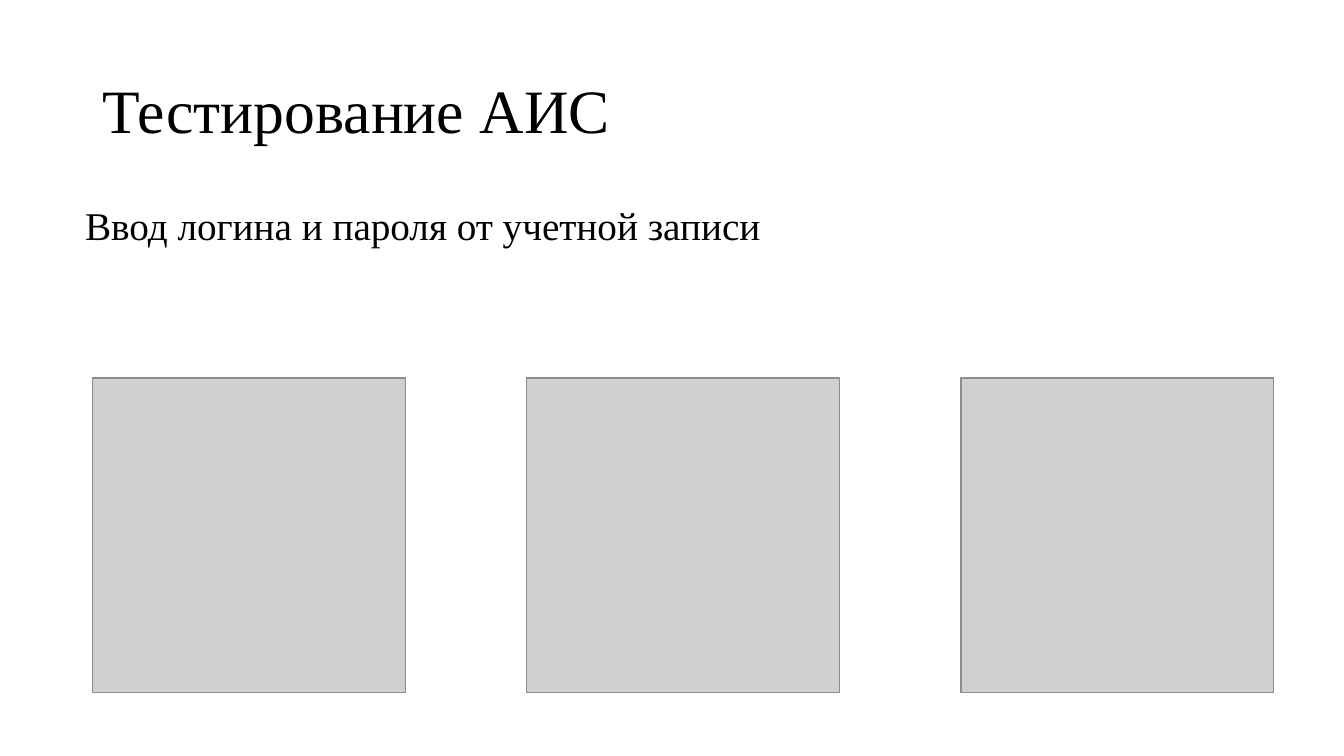
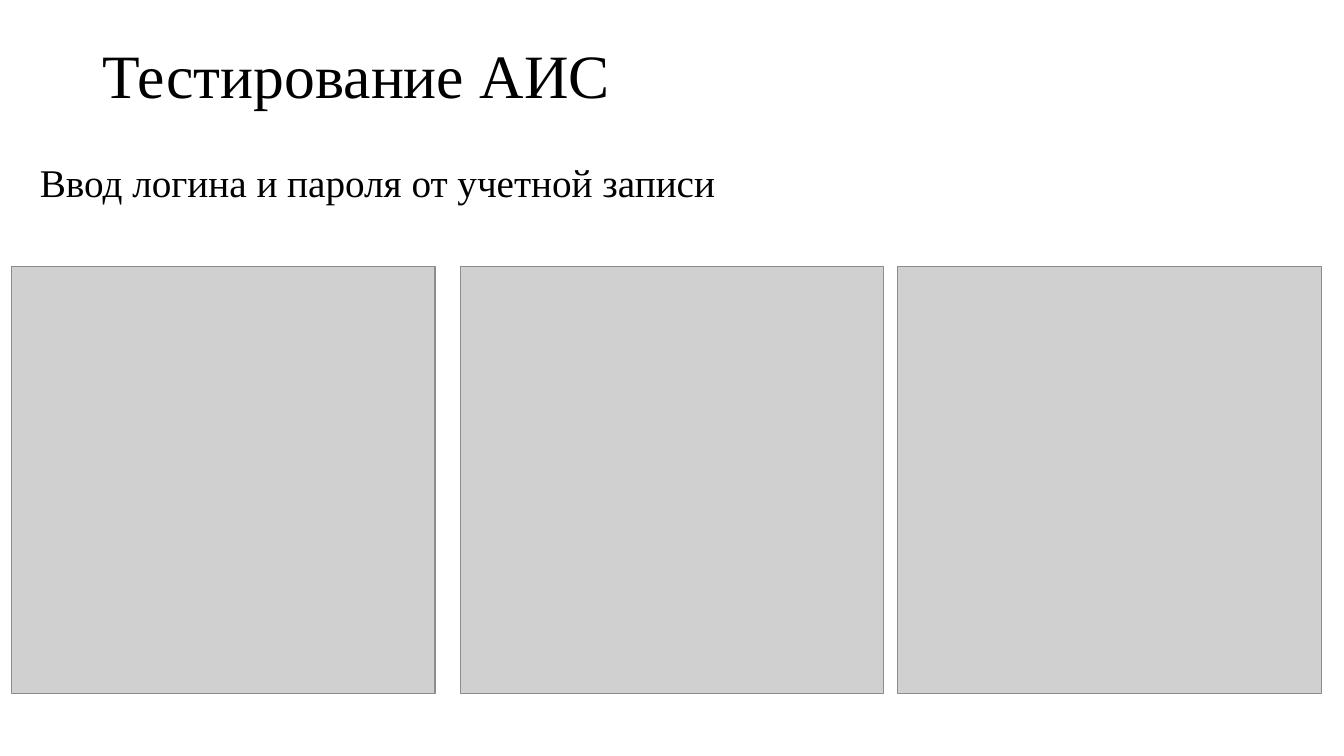
Before and after one commit to depxd/hotel3, a slide deck: slide 13 of Презентаци АИС гостницы.pptx. Drawn at 1344x756 pixels with LibreOffice and Linux fonts; fonts in the diff are those of the drawing; grey boxes stand for pictures. Boxes give left, top, right and bottom in pixels: in the first picture for what was removed or moved away, otherwise in the second. Text is boxed around its words. In the diff, an @@ line names an element or a change of style, - is before the commit and + after.

```diff
--- a/Презентаци АИС гостницы.pptx
+++ b/Презентаци АИС гостницы.pptx
@@ title "Тестирование АИС": place and size @@
-title "Тестирование АИС" at (102,92,610,144)
+title "Тестирование АИС" at (102,57,610,110)
@@ text "Ввод логина и пароля от ...": place and size @@
-text "Ввод логина и пароля от ..." at (85,213,761,248)
+text "Ввод логина и пароля от ..." at (40,170,715,204)
@@ picture: place and size @@
-picture at (93,378,405,693)
+picture at (11,266,435,693)
@@ picture: place and size @@
-picture at (527,378,840,693)
+picture at (460,266,883,693)
@@ picture: place and size @@
-picture at (961,378,1273,693)
+picture at (897,266,1321,693)
```
Also in this commit, not shown: 18 other slides changed, 2 other files.
